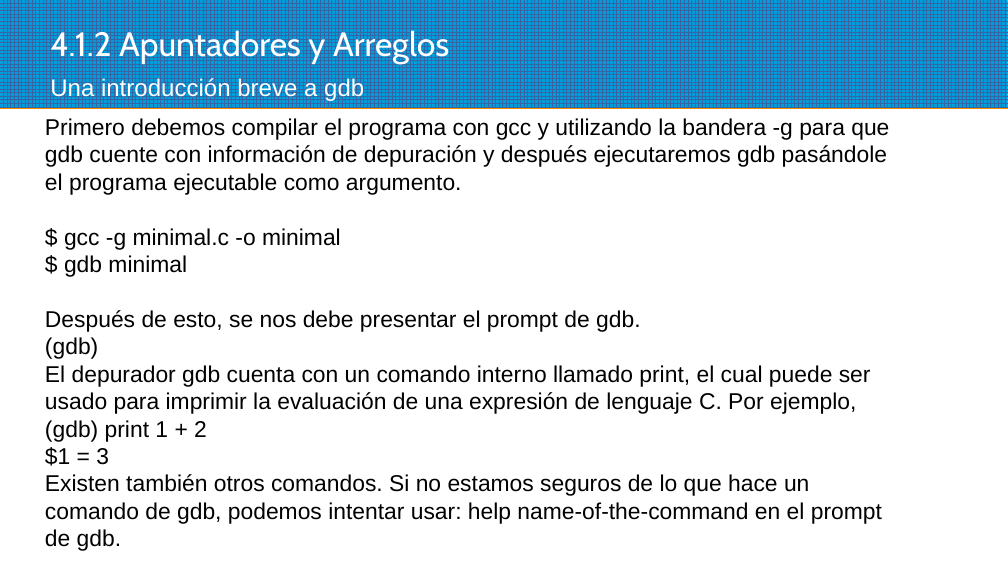
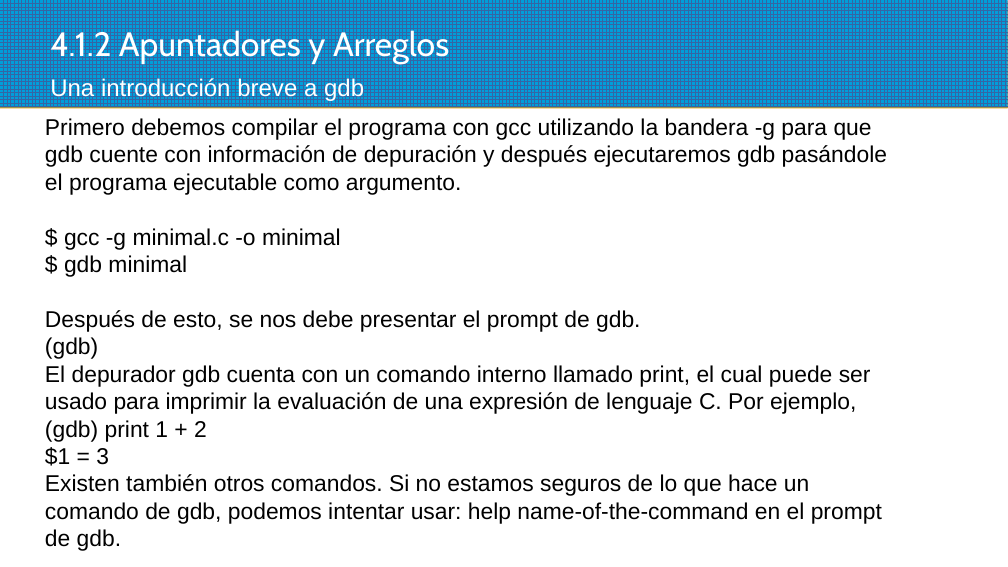
Before and after one commit to programacionestructurada/2021-2, a slide deck: slide 7 of U4_Manejo_de_Apuntadores_y_Estructuras/U4_Manejo_de_Apuntadores_y _Estructuras__4_1_Apuntadores_y_variables.pptx. Drawn at 1008x567 pixels with LibreOffice and Linux fonts; fonts in the diff are those of the drawing; background and template pictures are left out. Boxes give left, top, right and bottom in pixels: in the first picture for what was removed or moved away, otherwise in the second. Text is boxed around its words. In the diff, an @@ line names an element or a change of style, - is before the commit and + after.

```diff
--- a/U4_Manejo_de_Apuntadores_y_Estructuras/U4_Manejo_de_Apuntadores_y _Estructuras__4_1_Apuntadores_y_variables.pptx
+++ b/U4_Manejo_de_Apuntadores_y_Estructuras/U4_Manejo_de_Apuntadores_y _Estructuras__4_1_Apuntadores_y_variables.pptx
@@ text at bbox=[45, 118, 887, 195]: text changed @@
-Primero debemos compilar el programa con gcc y utilizando la bandera -g para que gdb cuente con información de depuración y después ejecutaremos gdb pasándole el programa ejecutable como argumento.
+Primero debemos compilar el programa con gcc utilizando la bandera -g para que gdb cuente con información de depuración y después ejecutaremos gdb pasándole el programa ejecutable como argumento.
```
Also in this commit, not shown: 5 other slides changed, 12 slides added, 1 slide removed, 16 other files.
